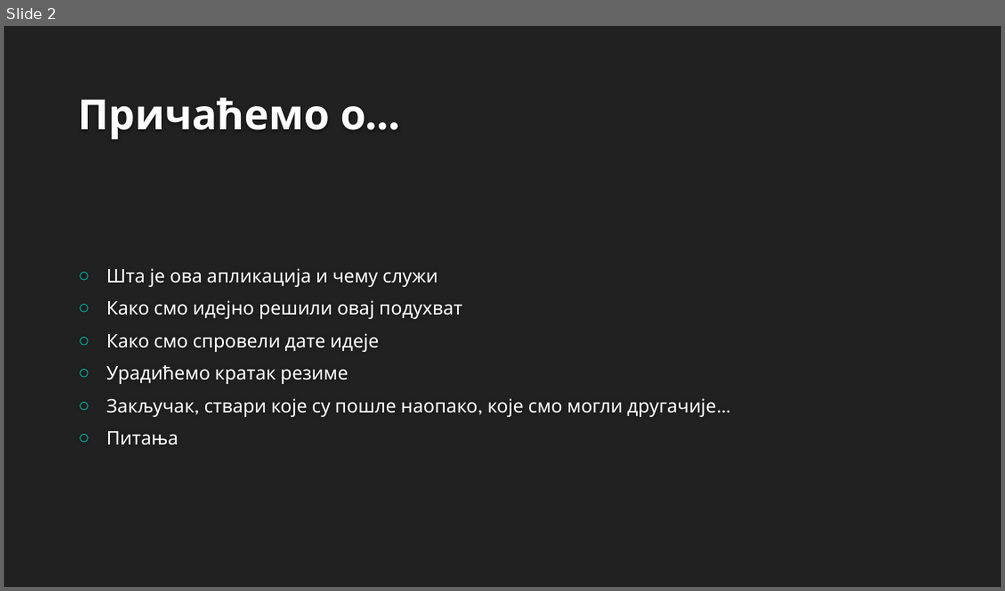
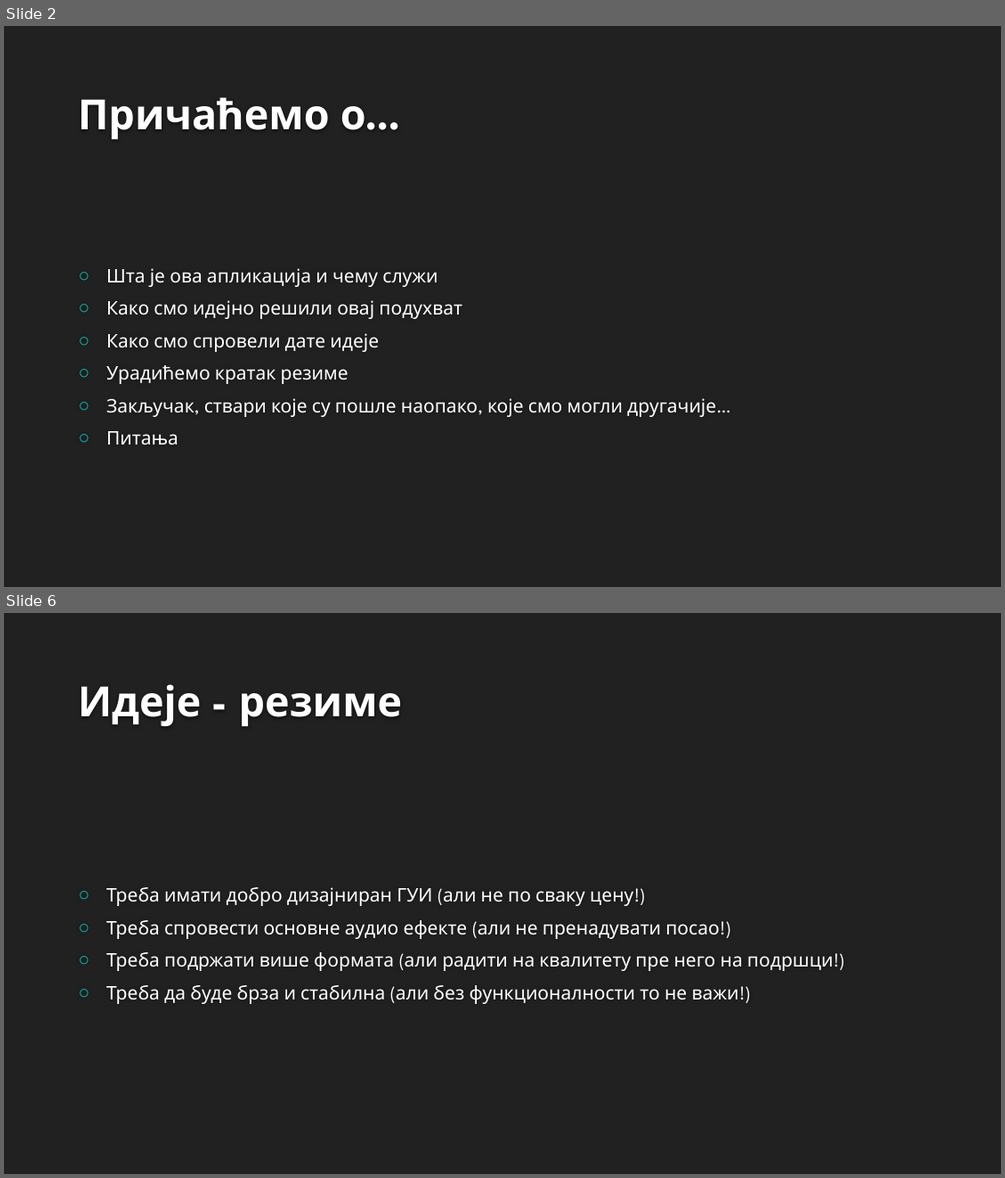
Before and after one commit to RazvojSoftvera2/MasterAudioTechnologyFunctions, a slide deck: Documentation and designs/Documentation/MATF_prezentacija.pptx. Shown one above the other, each under a label of ours: slide 2 before the commit, slides 2 and 6 after it; the slides between them are not shown. The pictures are 1005x591 and 1005x1178 pixels, drawn with LibreOffice and Linux fonts; fonts in the diff are those of the drawing; background and template pictures are left out. Boxes give left, top, right and bottom in pixels: in the first picture for what was removed or moved away, otherwise in the second. Text is boxed around its words. In the diff, an @@ line names an element or a change of style, - is before the commit and + after.

```diff
--- a/Documentation and designs/Documentation/MATF_prezentacija.pptx
+++ b/Documentation and designs/Documentation/MATF_prezentacija.pptx
@@ slide 6 added at (4, 613, 1001, 1174), background #212121 @@
@@ title added at (78, 684, 403, 726), 40 pt, text #FEFEFE, bold @@
+Идеје - резиме
@@ text added at (106, 887, 833, 1004), 18 pt, text #FFFFFF @@
+○ Треба имати добро дизајниран ГУИ (али не по сваку цену!)
+○ Треба спровести основне аудио ефекте (али не пренадувати посао!)
+○ Треба подржати више формата (али радити на квалитету пре него на подршци!)
+○ Треба да буде брза и стабилна (али без функционалности то не важи!)
```
Also in this commit, not shown: 1 slide changed, 10 other slides added.
